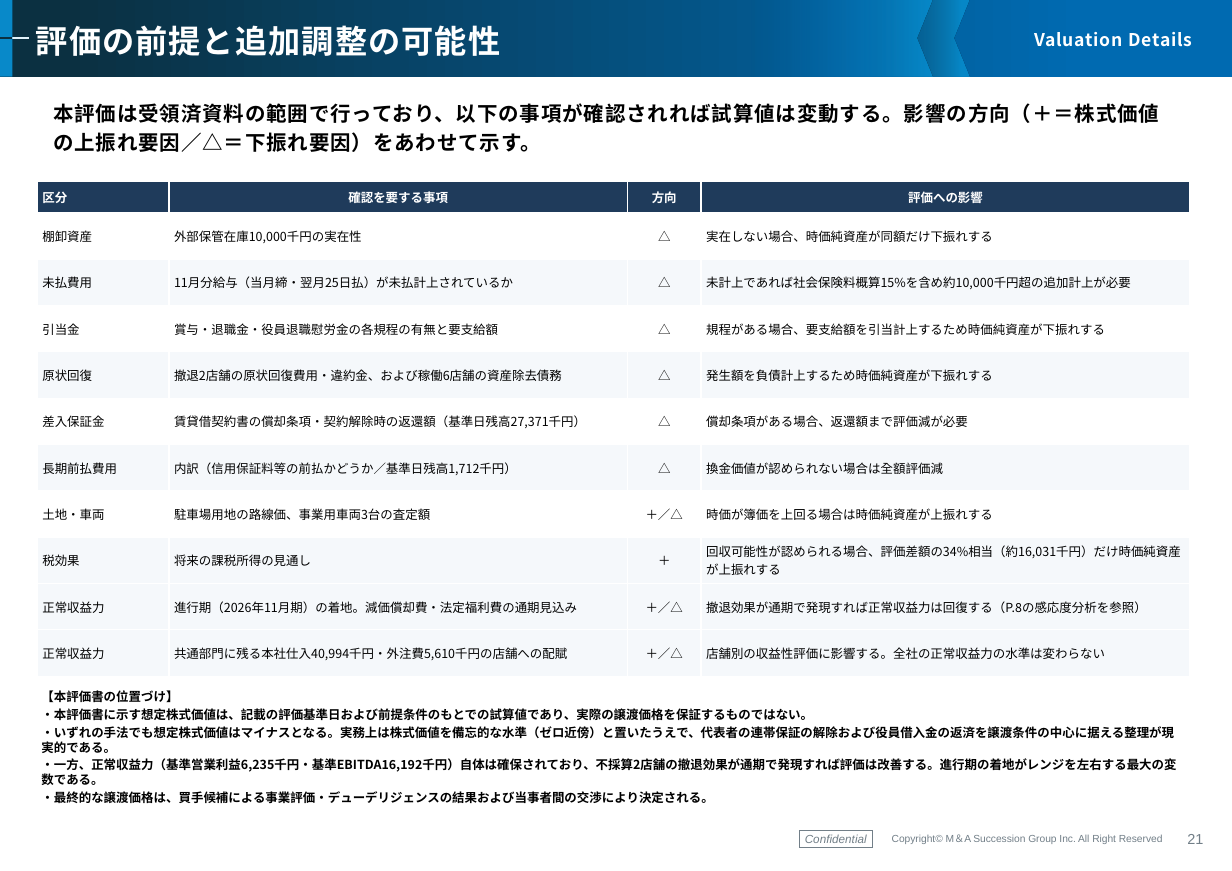
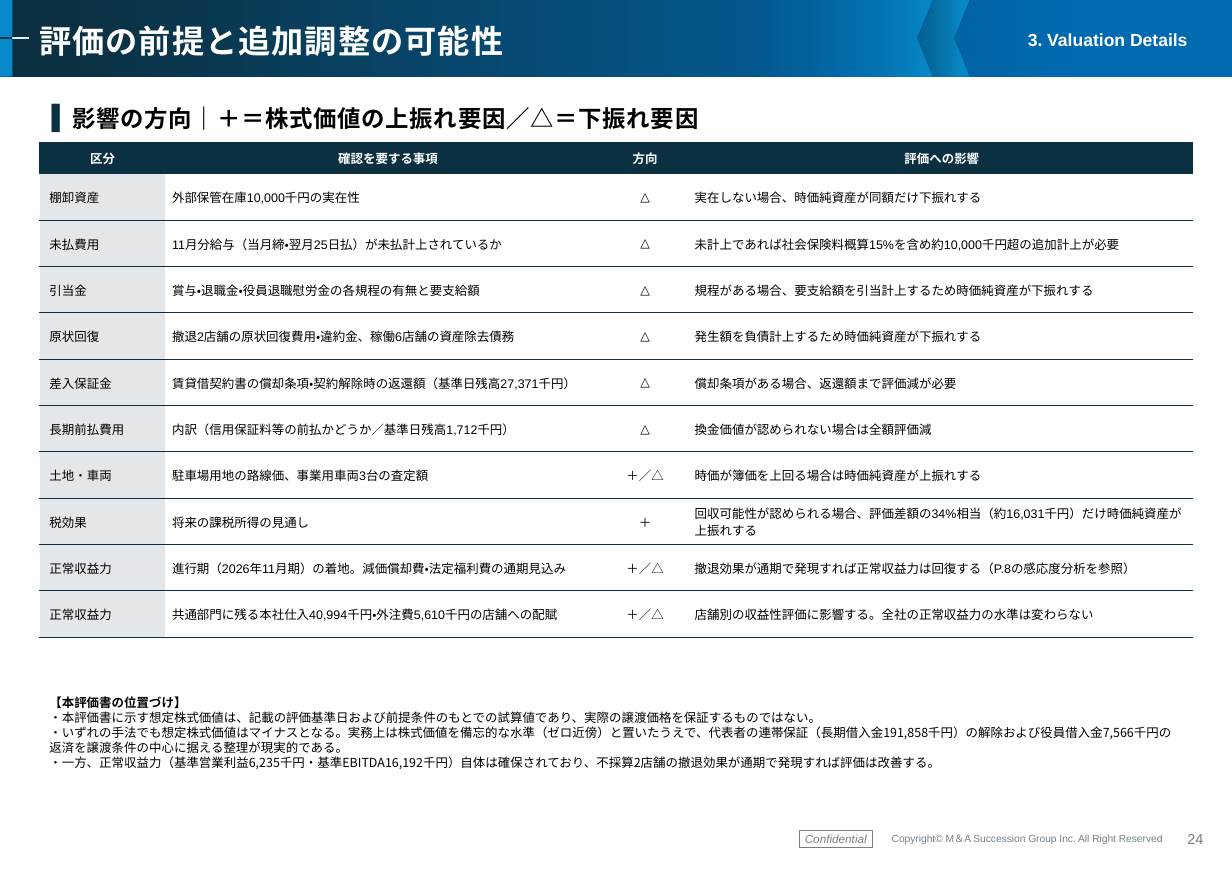
Before and after one commit to keisuketagaito/github-1st, a slide deck: slide 24 of LUXAS株式会社/株式価値評価書_LUXAS株式会社_20260923.pptx (slide 22 before the commit). Drawn at 1232x871 pixels with LibreOffice and Linux fonts; fonts in the diff are those of the drawing; background and template pictures are left out. Boxes give left, top, right and bottom in pixels: in the first picture for what was removed or moved away, otherwise in the second. Text is boxed around its words. In the diff, an @@ line names an element or a change of style, - is before the commit and + after.

```diff
--- a/LUXAS株式会社/株式価値評価書_LUXAS株式会社_20260923.pptx
+++ b/LUXAS株式会社/株式価値評価書_LUXAS株式会社_20260923.pptx
@@ title "評価の前提と追加調整の可能性" at bbox=[39, 25, 503, 56]: font Noto Sans CJK JP to Arial @@
@@ text at bbox=[1028, 33, 1187, 47]: text changed; font Noto Sans CJK JP to Arial @@
-Valuation Details
+3. Valuation Details
@@ subtitle removed at bbox=[53, 103, 1159, 152] @@
-本評価は受領済資料の範囲で行っており、以下の事項が確認されれば試算値は変動する。影響の方向（＋＝株式価値の上振れ要因／△＝下振れ要因）をあわせて示す。
@@ text added at bbox=[72, 106, 698, 130], 16 pt, text #000000, bold @@
+▌ 影響の方向｜＋＝株式価値の上振れ要因／△＝下振れ要因
@@ table at bbox=[39, 142, 1193, 638] @@
-row 5, column 2: 撤退2店舗の原状回復費用・違約金、および稼働6店舗の資産除去債務
+row 5, column 2: 撤退2店舗の原状回復費用・違約金、稼働6店舗の資産除去債務
@@ fill #1F3B5B to #0B3041 in row 1 @@
@@ fill #FFFFFF to #E3E7E9 in 3 cells @@
@@ fill #FFFFFF to none in 9 cells @@
@@ fill #F5F8FB to #E3E7E9 in 6 cells @@
@@ fill #F5F8FB to none in 18 cells @@
@@ fill none to #E3E7E9 in row 8, column 1 @@
@@ font Noto Sans CJK JP to Arial in "外部保管在庫10,000千円の実在性", "△", "実在しない場合、時価純資産が同額だけ下振れする", "11月分給与（当月締・翌月25日払）が未払計上されているか" and 25 more places @@
@@ alignment left to centre @@
@@ borders changed @@
@@ table: place and size @@
-table at bbox=[37, 181, 1190, 677]
+table at bbox=[39, 142, 1193, 638]
@@ text at bbox=[49, 696, 821, 723]: bold off in "・本評価書に示す想定株式価値は、記載の評価基準日および前提条件のもとでの試算値であり、実際の譲渡価格を保証するものではな ..."; less space between paragraphs @@
@@ text at bbox=[49, 726, 1171, 769]: text changed; bold off @@
-・いずれの手法でも想定株式価値はマイナスとなる。実務上は株式価値を備忘的な水準（ゼロ近傍）と置いたうえで、代表者の連帯保証の解除および役員借入金の返済を譲渡条件の中心に据える整理が現実的である。
-・一方、正常収益力（基準営業利益6,235千円・基準EBITDA16,192千円）自体は確保されており、不採算2店舗の撤退効果が通期で発現すれば評価は改善する。進行期の着地がレンジを左右する最大の変数である。
-・最終的な譲渡価格は、買手候補による事業評価・デューデリジェンスの結果および当事者間の交渉により決定される。
+・いずれの手法でも想定株式価値はマイナスとなる。実務上は株式価値を備忘的な水準（ゼロ近傍）と置いたうえで、代表者の連帯保証（長期借入金191,858千円）の解除および役員借入金7,566千円の返済を譲渡条件の中心に据える整理が現実的である。
+・一方、正常収益力（基準営業利益6,235千円・基準EBITDA16,192千円）自体は確保されており、不採算2店舗の撤退効果が通期で発現すれば評価は改善する。
@@ page number at bbox=[1187, 834, 1203, 844]: text changed @@
-21
+24
```
Also in this commit, not shown: 15 other slides changed, 9 slides added, 7 slides removed, 11 other files.
